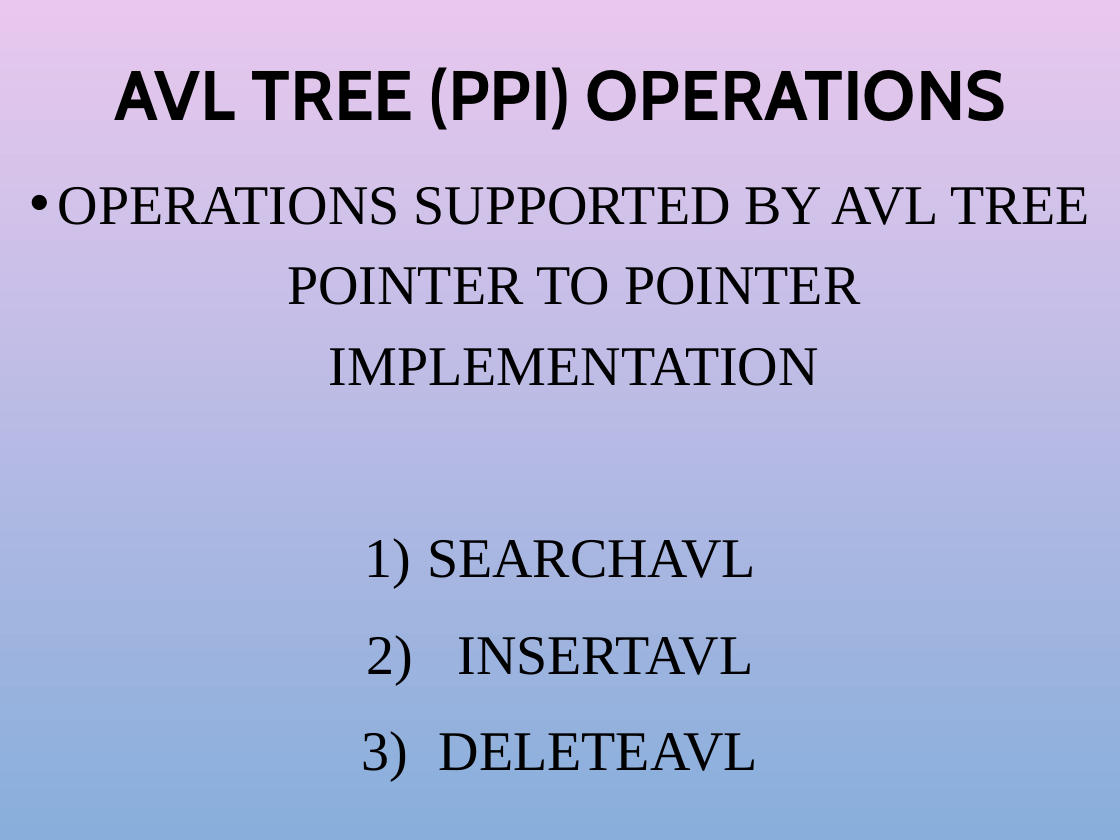
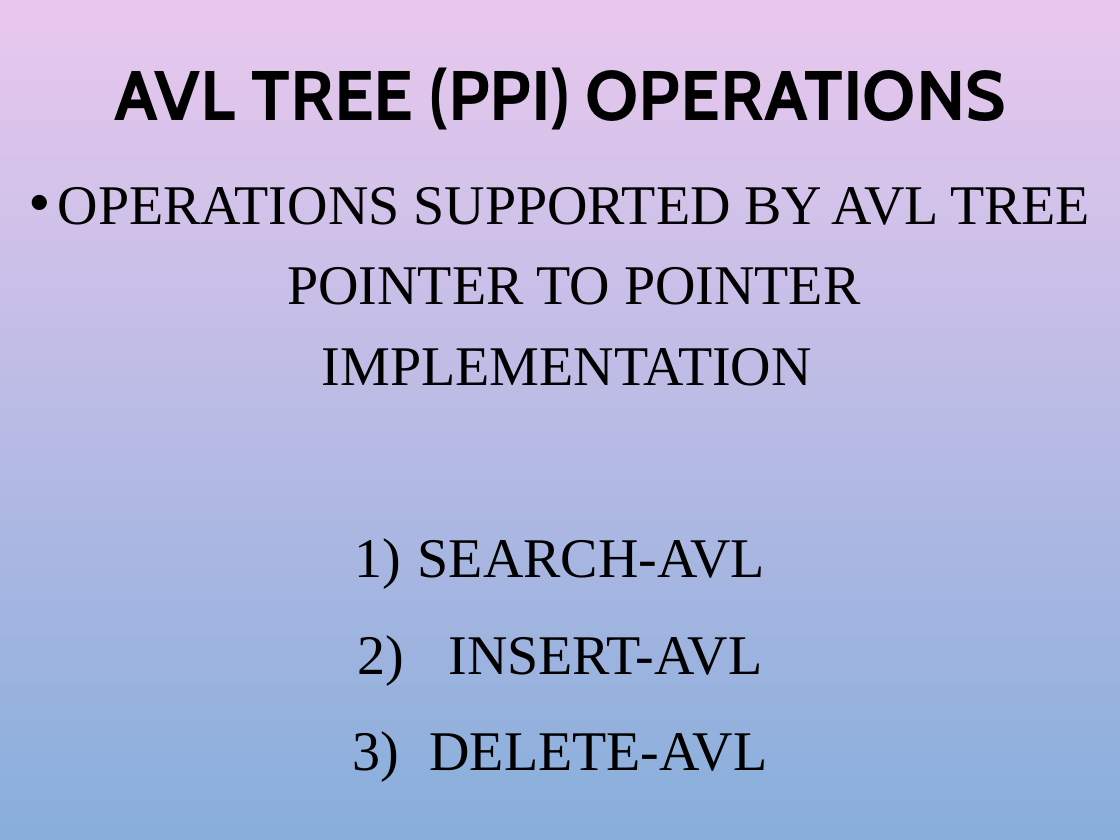
Before and after one commit to llorca-chrmn/Avl-Tree-in-C, a slide deck: slide 3 of AVL TREE.pptx. Drawn at 1120x840 pixels with LibreOffice and Linux fonts; fonts in the diff are those of the drawing; background and template pictures are left out. Boxes give left, top, right and bottom in pixels: in the first picture for what was removed or moved away, otherwise in the second. Text is boxed around its words. In the diff, an @@ line names an element or a change of style, - is before the commit and + after.

Commit message:
Download to view Avl tree presentation

```diff
--- a/AVL TREE.pptx
+++ b/AVL TREE.pptx
@@ text at <box>418,540,768,771</box>: text changed @@
-1) SEARCHAVL
-2) INSERTAVL
-3) DELETEAVL
+1) SEARCH-AVL
+2) INSERT-AVL
+3) DELETE-AVL
```
